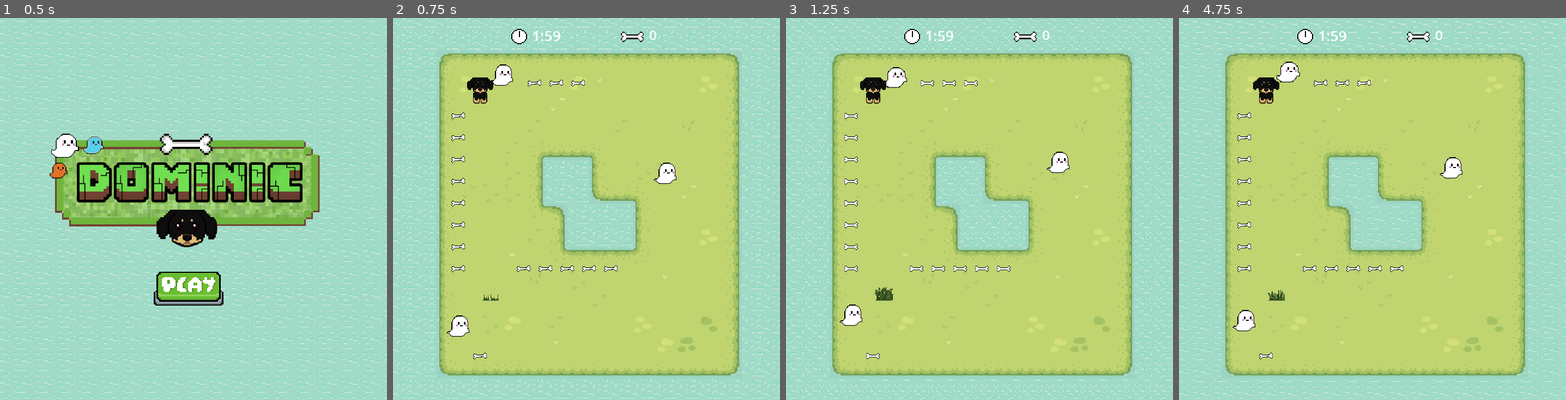
Above: before the commit, frames 1-4 (left to right).
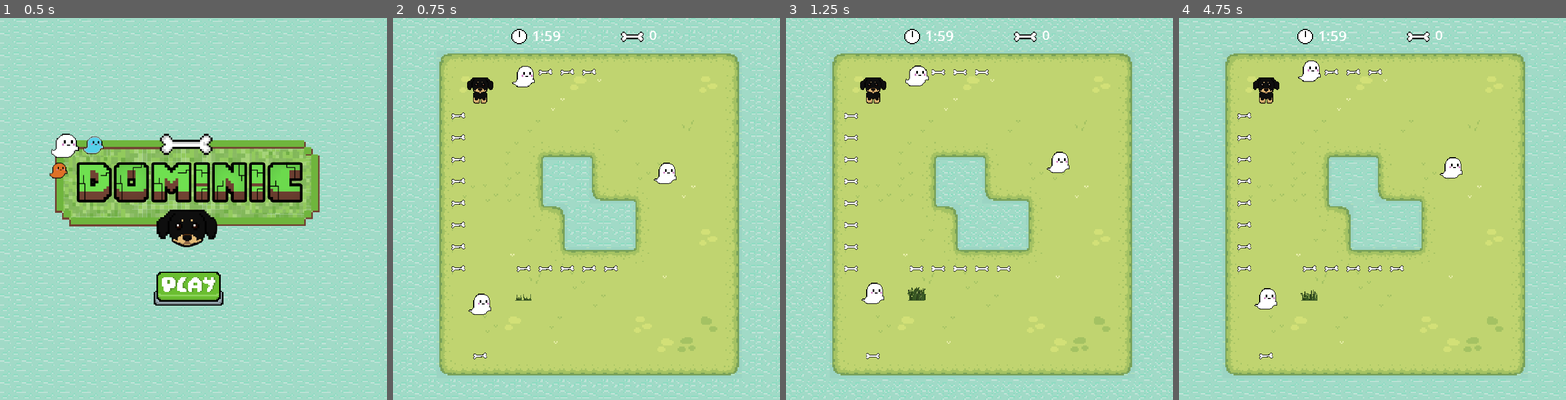
Above: after the commit, the same moments.

Repository: BeatrizPat/Dominic
Game: Godot game, scene res://level/opening_scene.tscn
Two runs of this game, one before a commit and one after it. Both use one fixed random seed, a clock stepped at 60 frames per second and the inputs below.
Inputs (mouse positions are in pixels of both pictures, inside the frame that each line leads up to):
- Up to frame 1 (0.5 s): no input
- Up to frame 2 (0.75 s): click (582, 289) at 0.5 s
- Up to frame 3 (1.25 s): no input
- Up to frame 4 (4.75 s): tap Enter (enter) at 1.25, 2.1 s; hold D (right) 1.28-2.03 s; hold Space (space) 1.28-2.03 s; hold S (down) 2.03-2.78 s; tap Space (space) at 2.3, 3.6 s; hold D (right) 2.78-3.53 s; hold Space (space) 2.78-3.53 s; hold W (up) 3.53-4.25 s; click (1368, 319) at 4.25 s

Frame 1 is identical in both runs. In frame 2, 1.1% of the frame differs, in the area x 13-53%, y 12-84%; in frame 3, 1.3%, in the area x 13-53%, y 12-81%; in frame 4, 1.2%.
Error before the commit: Invalid type in function 'update_animation_parameters' in base 'CharacterBody2D (dog_player.gd)'. Cannot convert argument 1 from Object to Vector2. (res://play…

Commit message:
ajuste animation tree

Diff:
--- a/enemy/enemy.tscn
+++ b/enemy/enemy.tscn
@@ -63,6 +63,7 @@
 size = Vector2(14, 12)
 
 [node name="enemy" type="CharacterBody2D"]
+z_index = 3
 collision_layer = 4
 collision_mask = 23
 script = ExtResource("1_rfj0p")
--- a/enemy/enemy_movement.gd
+++ b/enemy/enemy_movement.gd
@@ -28,10 +28,8 @@
 		ray.target_position = dir[current_direction] * tile_size/2
 		ray.force_raycast_update()
 		if ray.is_colliding():
-			var regex = RegEx.new()
-			regex.compile("DogPlayer")
-			var result = regex.search(ray.get_collider().name)
-			if result:
+			if (ray.get_collider().name).contains('DogPlayer'):
+				#print('enemy',ray.get_collider().name)
 				ray.get_collider().game_over()
 				game_over()
 			else: change_direction()
--- a/level/game_level.tscn
+++ b/level/game_level.tscn
@@ -331,11 +331,11 @@
 z_index = 1
 position = Vector2(0, 8)
 
-[node name="Enemy 1" parent="enemies" instance=ExtResource("4_5vfro")]
-position = Vector2(48, 216)
+[node name="enemy 1" parent="enemies" instance=ExtResource("4_5vfro")]
+position = Vector2(64, 200)
 
 [node name="enemy" parent="enemies" instance=ExtResource("4_5vfro")]
-position = Vector2(80, 32)
+position = Vector2(96, 33)
 
 [node name="enemy2" parent="enemies" instance=ExtResource("4_5vfro")]
 position = Vector2(200, 104)
@@ -344,7 +344,7 @@
 position = Vector2(0, 8)
 
 [node name="bone" parent="items" instance=ExtResource("7_v6jh5")]
-position = Vector2(96, 32)
+position = Vector2(104, 24)
 
 [node name="bone2" parent="items" instance=ExtResource("7_v6jh5")]
 position = Vector2(40, 56)
@@ -356,10 +356,10 @@
 position = Vector2(40, 88)
 
 [node name="bone5" parent="items" instance=ExtResource("7_v6jh5")]
-position = Vector2(112, 32)
+position = Vector2(120, 24)
 
 [node name="bone6" parent="items" instance=ExtResource("7_v6jh5")]
-position = Vector2(128, 32)
+position = Vector2(136, 24)
 
 [node name="bone7" parent="items" instance=ExtResource("7_v6jh5")]
 position = Vector2(152, 168)
@@ -438,7 +438,6 @@
 position = Vector2(96, 200)
 
 [node name="obstaculo" parent="obstaculos" instance=ExtResource("10_x8asn")]
-position = Vector2(-24, 0)
 
 [connection signal="timeout" from="Timer" to="." method="_on_timer_timeout"]
 
--- a/player/dog_player.gd
+++ b/player/dog_player.gd
@@ -5,10 +5,9 @@
 @onready var animation_tree = $AnimationTree
 @onready var animation_player = $AnimationPlayer
 @onready var state_machine = animation_tree.get("parameters/playback")
-@onready var ray = $RayCast2D
-@onready var ray_object = $RayCast2D2
+@onready var ray = $RayCast2D #movement ray
+@onready var ray_object = $RayCast2D2 #obstacles ray
 var ray_object_lenght = 19
-
 var inputs = {"right": Vector2.RIGHT,
 			"left": Vector2.LEFT,
 			"up": Vector2.UP,
@@ -18,6 +17,7 @@
 var animation_speed = 2
 var current_direction
 var current_direction_name
+var attacking = false
 
 # Inicializa a direção do player e ajusta posição centralizado na tile
 func _ready():
@@ -25,17 +25,12 @@
 	add_to_group("enter")
 	animation_tree.active = true
 	update_animation_parameters(starting_direction)
-	state_machine.travel("idle")
+	animation_travel('idle')
 	current_direction = starting_direction
 	current_direction_name = "down"
 
-	#position = position.snapped(Vector2.ONE * tile_size)
-	#position += Vector2.ONE * tile_size/2
-
 func _process(delta):
-	#if (not moving) and not game_over_flag: state_machine.travel("idle")
-
-	print(state_machine.get_current_node())
+	pass
 
 # Recebe os eventos de teclado
 func _unhandled_input(event):
@@ -46,31 +41,31 @@
 			move(dir)
 			current_direction = inputs[dir]
 			current_direction_name = dir
-	if event.is_action_pressed('space'): obstacles()
-	update_animation_parameters(event)
+	if event.is_action_pressed('space'):
+		animation_travel('space')
+		obstacles()
 
 # Função de movimentação do player
 func move(dir):
+	#atualiza o raycast
 	ray.target_position = inputs[dir] * tile_size
 	ray_object.target_position = inputs[dir] * ray_object_lenght
 	ray.force_raycast_update()
 	update_animation_parameters(ray.target_position)
 	if !ray.is_colliding():
 		moving = true
-		state_machine.travel("walk")
+		animation_travel('walk')
 		var tween = create_tween()
 		tween.tween_property(self, "position", position + inputs[dir] * tile_size, 1.0/animation_speed).set_trans(Tween.TRANS_LINEAR)
 		await tween.finished
 		moving = false
-		#Condição de game over se o player colidiu com o enemy
+		animation_travel('idle')
+	#Condição de game over se o player colidiu com o enemy
 	else:
-		var regex = RegEx.new()
-		regex.compile("Enemy")
-		var result1 = regex.search(ray.get_collider().name)
-		regex.compile("enemy")
-		var result2 = regex.search(ray.get_collider().name)
-		print(ray.get_collider().name)
-		if result1 or result2:
+		#print(ray.get_collider().name)
+		var r1 = (ray_object.get_collider().name).contains('enemy')
+		var r2 = (ray_object.get_collider().name).contains('Enemy')
+		if r1 or r2 :
 			ray.get_collider().game_over()
 			game_over()
 
@@ -81,20 +76,15 @@
 		animation_tree.set("parameters/walk/blend_position", move_input)
 		animation_tree.set("parameters/space/blend_position", move_input)
 		animation_tree.set("parameters/over/blend_position", move_input)
-	else: state_machine.travel("idle")
 
 #Função para animação de game over e encerra o jogo
 func game_over():
 	print("gameover")
 	game_over_flag = true
+	moving = false
 	set_process_input(false)
-	var animation_name
-	if(current_direction):
-		animation_name = "over_" + current_direction_name
-	else:
-		animation_name = "over_down"
-	state_machine.travel('over')
-	await 500
+	animation_travel('over')
+	print(state_machine.get_current_node())
 
 func animation_game_over_finished():
 	print("change scene")
@@ -103,12 +93,9 @@
 func obstacles():
 	ray_object.force_raycast_update()
 	if !ray_object.is_colliding() or (!ray.is_colliding() and check_collider_istile(current_direction)):
-		print('dog instantiate obstacle')
-		state_machine.travel("space")
 		get_tree().call_group("enter", "instantiate_obstacle", self.global_position + (current_direction * tile_size), current_direction)
 	elif ray_object.is_colliding():
 		if (ray_object.get_collider().name).contains('obstaculo'):
-			print('dog free obstacle')
 			get_tree().call_group("enter", "free_obstacle", ray_object.get_collider(), current_direction)
 
 func check_collider_istile(direction):
@@ -116,3 +103,6 @@
 		if ray_object.get_collider().name.contains('Tile'):
 			return true
 	else: return false
+
+func animation_travel(nome_state):
+	state_machine.travel(nome_state)
--- a/player/dog_player.tscn
+++ b/player/dog_player.tscn
@@ -387,10 +387,10 @@
 blend_mode = 1
 
 [sub_resource type="AnimationNodeAnimation" id="AnimationNodeAnimation_qqn76"]
+animation = &"over_down"
+
+[sub_resource type="AnimationNodeAnimation" id="AnimationNodeAnimation_7f586"]
 animation = &"over_up"
-
-[sub_resource type="AnimationNodeAnimation" id="AnimationNodeAnimation_7f586"]
-animation = &"over_down"
 
 [sub_resource type="AnimationNodeAnimation" id="AnimationNodeAnimation_rafi0"]
 animation = &"over_right"
@@ -412,10 +412,10 @@
 blend_mode = 1
 
 [sub_resource type="AnimationNodeAnimation" id="AnimationNodeAnimation_0jlyb"]
+animation = &"space front"
+
+[sub_resource type="AnimationNodeAnimation" id="AnimationNodeAnimation_2p0wr"]
 animation = &"space back"
-
-[sub_resource type="AnimationNodeAnimation" id="AnimationNodeAnimation_2p0wr"]
-animation = &"space front"
 
 [sub_resource type="AnimationNodeAnimation" id="AnimationNodeAnimation_qjdpd"]
 animation = &"space right"
@@ -482,6 +482,8 @@
 switch_mode = 2
 advance_mode = 2
 
+[sub_resource type="AnimationNodeStateMachineTransition" id="AnimationNodeStateMachineTransition_enwqu"]
+
 [sub_resource type="AnimationNodeStateMachine" id="AnimationNodeStateMachine_46la2"]
 states/End/position = Vector2(610.222, 144.076)
 states/Start/position = Vector2(209.333, 143.961)
@@ -493,7 +495,7 @@
 states/space/position = Vector2(337.507, 50.3333)
 states/walk/node = SubResource("AnimationNodeBlendSpace2D_jd33c")
 states/walk/position = Vector2(337.416, 226.141)
-transitions = ["Start", "idle", SubResource("AnimationNodeSt …(433 unchanged characters)… mationNodeStateMachineTransition_xt0af")]
+transitions = ["Start", "idle", SubResource("AnimationNodeSt …(433 unchanged characters)… mationNodeStateMachineTransition_xt0af"), "walk", "over", SubResource("AnimationNodeStateMachineTransition_enwqu")]
 graph_offset = Vector2(48, 20)
 
 [node name="DogPlayer" type="CharacterBody2D"]
@@ -523,8 +525,8 @@
 tree_root = SubResource("AnimationNodeStateMachine_46la2")
 anim_player = NodePath("../AnimationPlayer")
 parameters/idle/blend_position = Vector2(-0.0362538, 0.562941)
-parameters/over/blend_position = Vector2(0, 0)
-parameters/space/blend_position = Vector2(-0.0271903, -0.394706)
+parameters/over/blend_position = Vector2(-0.392749, 0.161765)
+parameters/space/blend_position = Vector2(0, -0.938235)
 parameters/walk/blend_position = Vector2(0.187311, 0.161765)
 
 [node name="RayCast2D" type="RayCast2D" parent="."]
Not shown: 1 places in player/dog_player.tscn that only renumber resources
